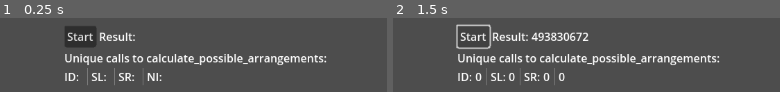
Above: before the commit, frames 1-2 (left to right).
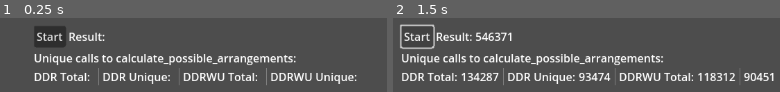
Above: after the commit, the same moments.

Repository: andrejp88/advent-of-code-2023
Game: Godot game, scene res://src/day_12/profiling.tscn
The game is run twice, just before and just after one commit, with the same random seed, the same clock (stepped at 60 frames per second) and the same inputs. The project has no main scene, so this scene is started directly.
Inputs:
- Up to frame 1 (0.25 s): no input
- Up to frame 2 (1.5 s): click "Start" at 0.5 s; click "Start" at 1.25 s

The runs differ from the first frame. In frame 1, 15% of the frame differs, in the area x 8-93%, y 10-91%; in frame 2, 16%, in the area x 1-99%, y 8-91%.

Commit message:
Day 12, change profiling scene to test caches

Diff:
--- a/src/day_12/profiling.gd
+++ b/src/day_12/profiling.gd
@@ -9,13 +9,13 @@
 
 
 func _on_button_pressed() -> void:
-	var row := day.parse_row("???.????.?..????? 3,1,1,3")
+	var row := day.parse_row("?#??????#???????? 12,1")
 	#var row := day.parse_row("?###???????? 3,2,1")
 	row.apply_part_2_twist()
 	var result := day.calculate_possible_arrangements(row)
 	$VBoxContainer/HBoxContainer/Label2.text = str(result)
 	#$VBoxContainer/HBoxContainer2/Label2.text = str(day.unique_calls_ddr.size())
-	$VBoxContainer/HBoxContainer3/Label2.text = str(day.total_solutions_from_idealized)
-	$VBoxContainer/HBoxContainer3/Label4.text = str(day.total_solutions_from_semi_left)
-	$VBoxContainer/HBoxContainer3/Label6.text = str(day.total_solutions_from_semi_right)
-	$VBoxContainer/HBoxContainer3/Label7.text = str(day.total_solutions_from_non_ideal)
+	$VBoxContainer/HBoxContainer3/Label2.text = str(day.describe_damaged_ranges_total_calls)
+	$VBoxContainer/HBoxContainer3/Label4.text = str(day.describe_damaged_ranges_unique_calls)
+	$VBoxContainer/HBoxContainer3/Label6.text = str(day.describe_damaged_ranges_with_unfinished_total_calls)
+	$VBoxContainer/HBoxContainer3/Label7.text = str(day.describe_damaged_ranges_with_unfinished_unique_calls)
--- a/src/day_12/profiling.tscn
+++ b/src/day_12/profiling.tscn
@@ -42,7 +42,7 @@
 
 [node name="Label" type="Label" parent="VBoxContainer/HBoxContainer3"]
 layout_mode = 2
-text = "ID:"
+text = "DDR Total:"
 
 [node name="Label2" type="Label" parent="VBoxContainer/HBoxContainer3"]
 layout_mode = 2
@@ -52,7 +52,7 @@
 
 [node name="Label3" type="Label" parent="VBoxContainer/HBoxContainer3"]
 layout_mode = 2
-text = "SL:"
+text = "DDR Unique:"
 
 [node name="Label4" type="Label" parent="VBoxContainer/HBoxContainer3"]
 layout_mode = 2
@@ -62,7 +62,7 @@
 
 [node name="Label5" type="Label" parent="VBoxContainer/HBoxContainer3"]
 layout_mode = 2
-text = "SR:"
+text = "DDRWU Total:"
 
 [node name="Label6" type="Label" parent="VBoxContainer/HBoxContainer3"]
 layout_mode = 2
@@ -72,7 +72,7 @@
 
 [node name="Label7" type="Label" parent="VBoxContainer/HBoxContainer3"]
 layout_mode = 2
-text = "NI:"
+text = "DDRWU Unique:"
 
 [node name="Label8" type="Label" parent="VBoxContainer/HBoxContainer3"]
 layout_mode = 2
